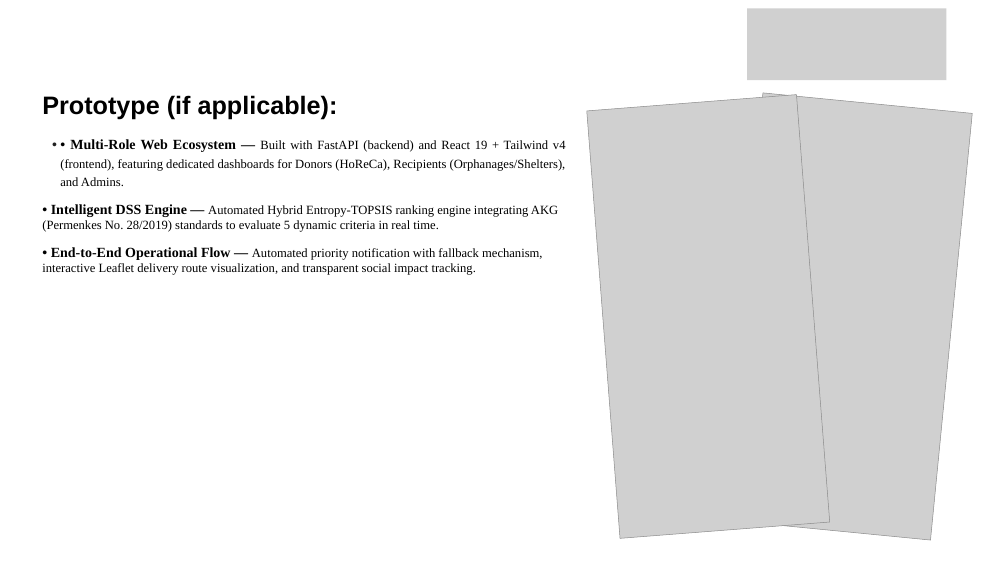
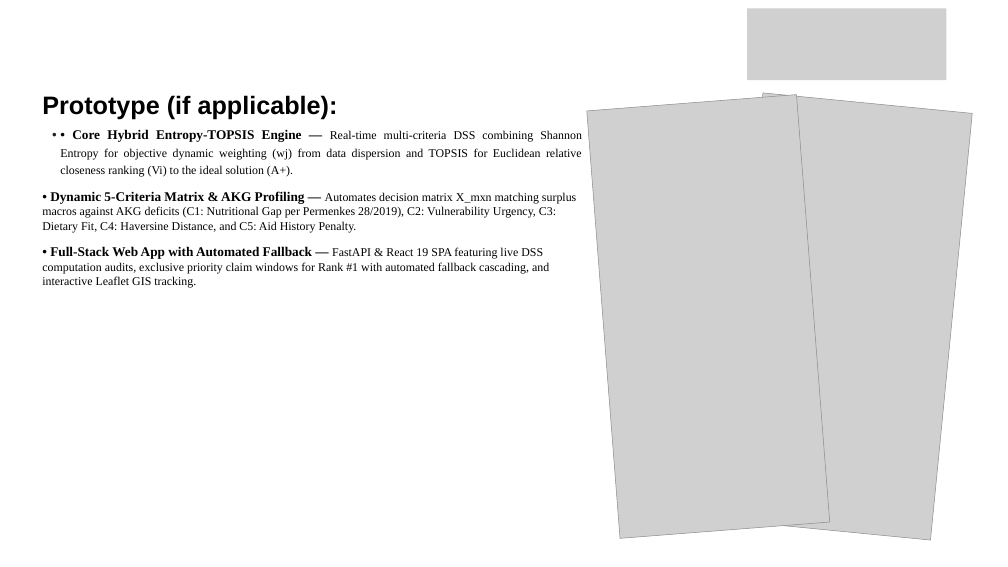
Before and after one commit to ArrafiNurHafiz/Nutri-Share, a slide deck: slide 7 of docs/Salinan dari Abstract-template-2026.pptx.pptx. Drawn at 1008x567 pixels with LibreOffice and Linux fonts; fonts in the diff are those of the drawing; grey boxes stand for pictures; background and template pictures are left out. Boxes give left, top, right and bottom in pixels: in the first picture for what was removed or moved away, otherwise in the second. Text is boxed around its words. In the diff, an @@ line names an element or a change of style, - is before the commit and + after.

```diff
--- a/docs/Salinan dari Abstract-template-2026.pptx.pptx
+++ b/docs/Salinan dari Abstract-template-2026.pptx.pptx
@@ text at <box>42,129,582,288</box>: text changed; size 18 to 17 pt @@
-  • • Multi-Role Web Ecosystem — Built with FastAPI (backend) and React 19 + Tailwind v4 (frontend), featuring dedicated dashboards for Donors (HoReCa), Recipients (Orphanages/Shelters), and Admins.
-• Intelligent DSS Engine — Automated Hybrid Entropy-TOPSIS ranking engine integrating AKG (Permenkes No. 28/2019) standards to evaluate 5 dynamic criteria in real time.
-• End-to-End Operational Flow — Automated priority notification with fallback mechanism, interactive Leaflet delivery route visualization, and transparent social impact tracking.
+  • • Core Hybrid Entropy-TOPSIS Engine — Real-time multi-criteria DSS combining Shannon Entropy for objective dynamic weighting (wj) from data dispersion and TOPSIS for Euclidean relative closeness ranking (Vi) to the ideal solution (A+).
+• Dynamic 5-Criteria Matrix & AKG Profiling — Automates decision matrix X_mxn matching surplus macros against AKG deficits (C1: Nutritional Gap per Permenkes 28/2019), C2: Vulnerability Urgency, C3: Dietary Fit, C4: Haversine Distance, and C5: Aid History Penalty.
+• Full-Stack Web App with Automated Fallback — FastAPI & React 19 SPA featuring live DSS computation audits, exclusive priority claim windows for Rank #1 with automated fallback cascading, and interactive Leaflet GIS tracking.
```
Also in this commit, not shown: 1 other file.
